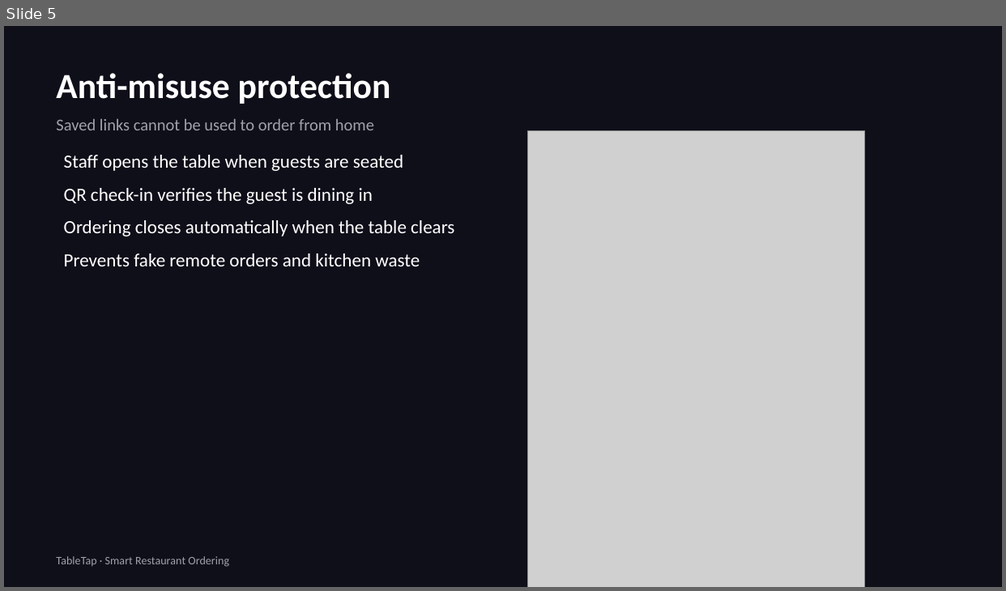
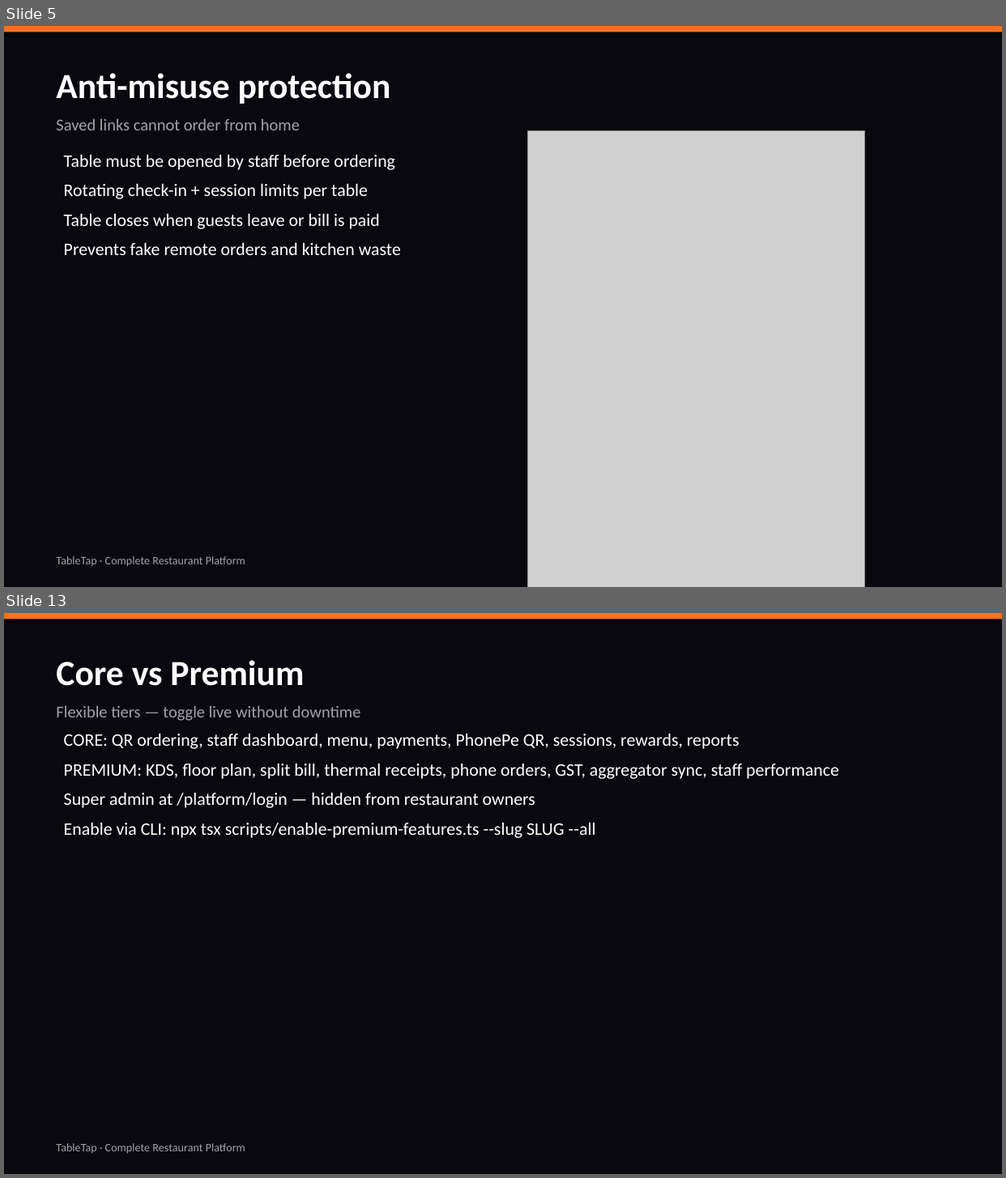
Before and after one commit to chandrasheker/order-on-the-fly, a slide deck: presentation/TableTap-Restaurant-Owner-Detailed-Deck.pptx. Shown one above the other, each under a label of ours: slide 5 before the commit, slides 5 and 13 after it; the slides between them are not shown. The pictures are 1006x591 and 1006x1178 pixels, drawn with LibreOffice and Linux fonts; fonts in the diff are those of the drawing; grey boxes stand for pictures. Boxes give left, top, right and bottom in pixels: in the first picture for what was removed or moved away, otherwise in the second. Text is boxed around its words. In the diff, an @@ line names an element or a change of style, - is before the commit and + after.

```diff
--- a/presentation/TableTap-Restaurant-Owner-Detailed-Deck.pptx
+++ b/presentation/TableTap-Restaurant-Owner-Detailed-Deck.pptx
@@ slide 13 added at bbox=[4, 613, 1002, 1174], background #08080E @@
@@ rectangle added at bbox=[4, 613, 1002, 619], fill #F97316 @@
@@ text added at bbox=[56, 660, 361, 721], 16 pt, text #A1A1AA @@
+Core vs Premium
+Flexible tiers — toggle live without downtime
@@ text added at bbox=[64, 734, 839, 838], 17 pt, text #FFFFFF @@
+CORE: QR ordering, staff dashboard, menu, payments, PhonePe QR, sessions, rewards, reports
+PREMIUM: KDS, floor plan, split bill, thermal receipts, phone orders, GST, aggregator sync, staff performance
+Super admin at /platform/login — hidden from restaurant owners
+Enable via CLI: npx tsx scripts/enable-premium-features.ts --slug SLUG --all
@@ text added at bbox=[56, 1144, 245, 1153], 11 pt, text #A1A1AA @@
+TableTap · Complete Restaurant Platform
@@ slide 5 changed as well @@
@@ background #0F0F1A to #08080E @@
@@ rectangle added at bbox=[4, 26, 1002, 32], fill #F97316 @@
@@ text at bbox=[56, 119, 300, 130]: text changed @@
-Saved links cannot be used to order from home
+Saved links cannot order from home
@@ text at bbox=[64, 155, 395, 229]: text changed; size 18 to 17 pt @@
-Staff opens the table when guests are seated
-QR check-in verifies the guest is dining in
-Ordering closes automatically when the table clears
+Table must be opened by staff before ordering
+Rotating check-in + session limits per table
+Table closes when guests leave or bill is paid
@@ text at bbox=[64, 243, 401, 255]: size 18 to 17 pt in "Prevents fake remote orders and kitchen waste"; less space between paragraphs @@
@@ text at bbox=[56, 557, 245, 566]: text changed @@
-TableTap · Smart Restaurant Ordering
+TableTap · Complete Restaurant Platform
```
Also in this commit, not shown: 4 other slides changed, 12 other slides added, 10 slides removed, 11 other files.
